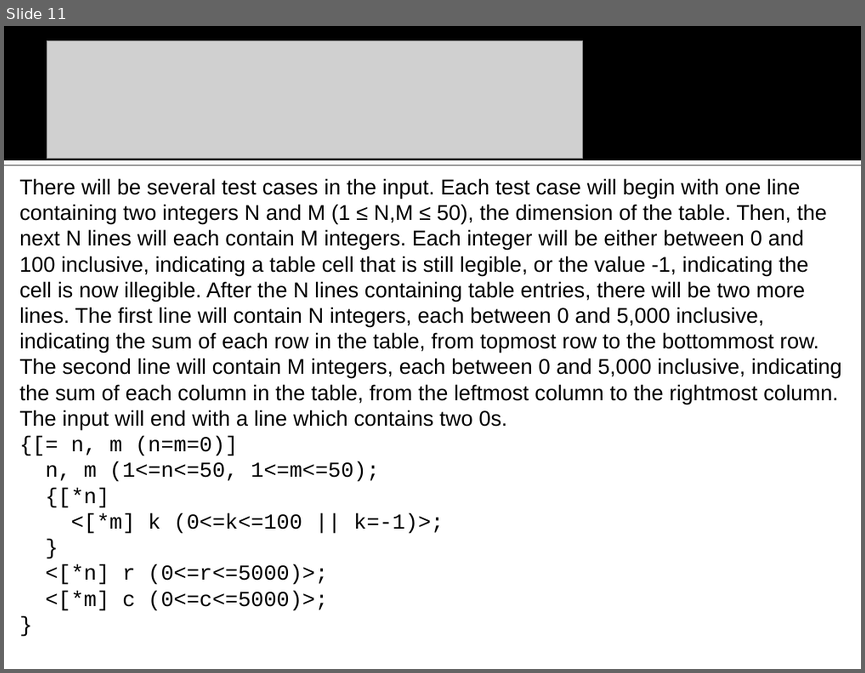
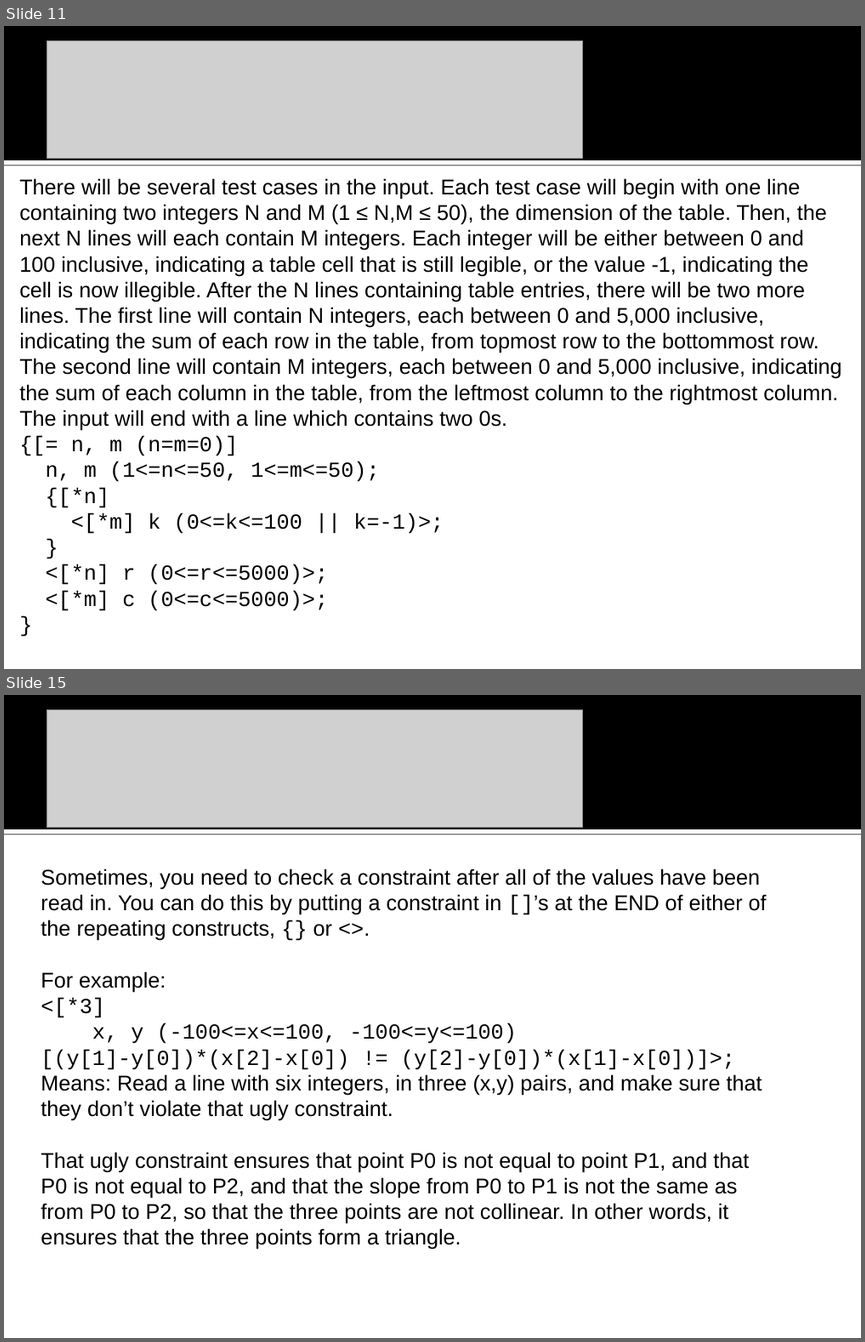
Before and after one commit to na-icpc/viva, a slide deck: Input Verifier/doc/VIVA vanbs Input Verification Assistant.ppt. Shown one above the other, each under a label of ours: slide 11 before the commit, slides 11 and 15 after it; the slides between them are not shown. The pictures are 865x673 and 865x1342 pixels, drawn with LibreOffice and Linux fonts; fonts in the diff are those of the drawing; grey boxes stand for pictures; background and template pictures are left out. Boxes give left, top, right and bottom in pixels: in the first picture for what was removed or moved away, otherwise in the second. Text is boxed around its words. In the diff, an @@ line names an element or a change of style, - is before the commit and + after.

```diff
--- a/Input Verifier/doc/VIVA vanbs Input Verification Assistant.ppt
+++ b/Input Verifier/doc/VIVA vanbs Input Verification Assistant.ppt
@@ slide 15 added at (4,695,861,1338), background #FFFFFF; not listed: 2 template elements that a slide beside it also shows @@
@@ picture added at (46,709,582,827) @@
@@ text added at (41,868,766,1249), 18 pt, text #000000 @@
+Sometimes, you need to check a constraint after all of the values have been read in. You can do this by putting a constraint in []’s at the END of either of the repeating constructs, {} or <>.
+For example:
+<[*3]
+x, y (-100<=x<=100, -100<=y<=100)
+[(y[1]-y[0])*(x[2]-x[0]) != (y[2]-y[0])*(x[1]-x[0])]>;
+Means: Read a line with six integers, in three (x,y) pairs, and make sure that they don’t violate that ugly constraint.
+That ugly constraint ensures that point P0 is not equal to point P1, and that P0 is not equal to P2, and that the slope from P0 to P1 is not the same as from P0 to P2, so that the three points are not collinear. In other words, it ensures that the three points form a triangle.
```
Also in this commit, not shown: 2 slides changed, 4 other slides added, 3 other files.
